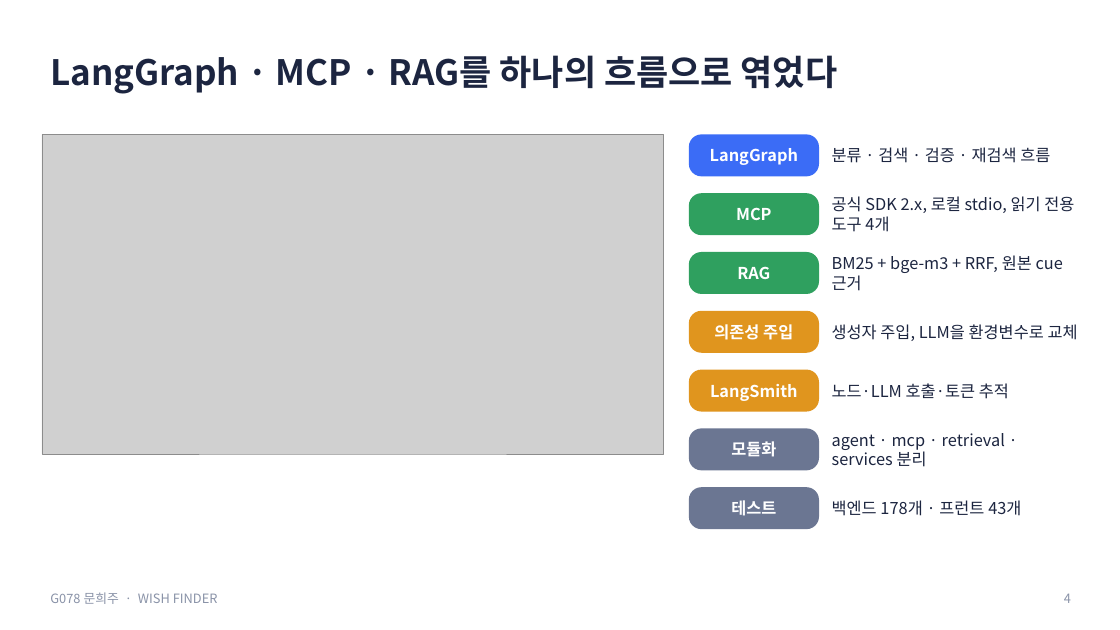
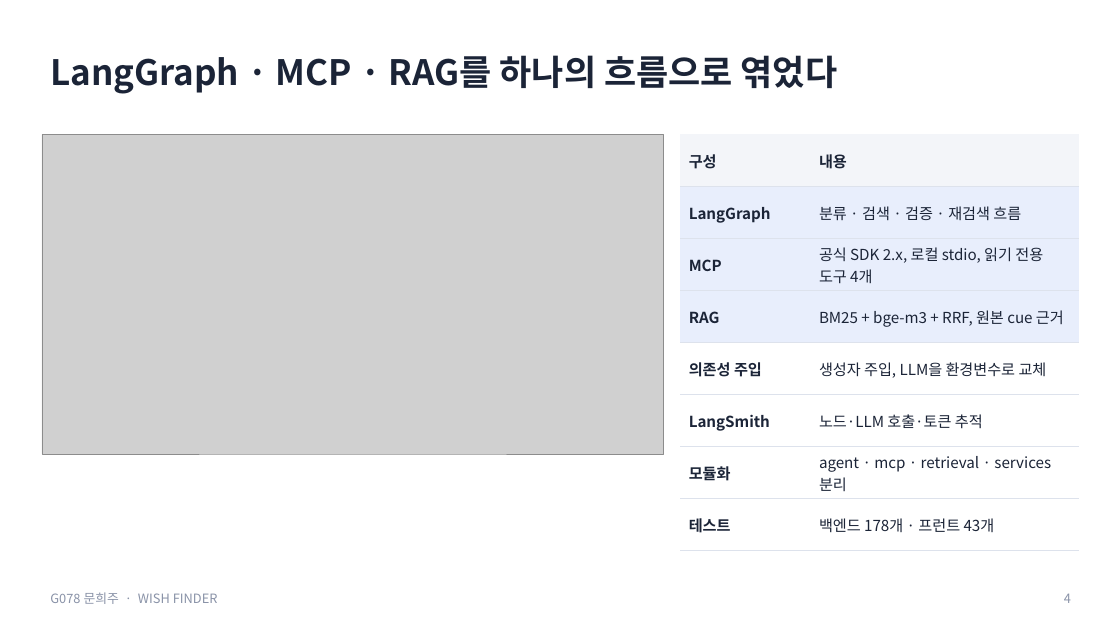
Before and after one commit to creepygrape/skala-AICapstone-mini-2, a slide deck: slide 4 of docs/exec/G078_문희주_발표.pptx. Drawn at 1120x630 pixels with LibreOffice and Linux fonts; fonts in the diff are those of the drawing; grey boxes stand for pictures. Boxes give left, top, right and bottom in pixels: in the first picture for what was removed or moved away, otherwise in the second. Text is boxed around its words. In the diff, an @@ line names an element or a change of style, - is before the commit and + after.

```diff
--- a/docs/exec/G078_문희주_발표.pptx
+++ b/docs/exec/G078_문희주_발표.pptx
@@ table added at box(681, 134, 1080, 551), 8 rows, 2 columns @@
+구성 | 내용
+LangGraph | 분류 · 검색 · 검증 · 재검색 흐름
+MCP | 공식 SDK 2.x, 로컬 stdio, 읽기 전용 도구 4개
+RAG | BM25 + bge-m3 + RRF, 원본 cue 근거
+의존성 주입 | 생성자 주입, LLM을 환경변수로 교체
+LangSmith | 노드·LLM 호출·토큰 추적
+모듈화 | agent · mcp · retrieval · services 분리
+테스트 | 백엔드 178개 · 프런트 43개
@@ rounded rectangle removed at box(689, 134, 819, 176) @@
-LangGraph
@@ text removed at box(832, 147, 1050, 163) @@
-분류 · 검색 · 검증 · 재검색 흐름
@@ rounded rectangle removed at box(689, 193, 819, 235) @@
-MCP
@@ text removed at box(832, 196, 1074, 232) @@
-공식 SDK 2.x, 로컬 stdio, 읽기 전용 도구 4개
@@ rounded rectangle removed at box(689, 252, 819, 294) @@
-RAG
@@ text removed at box(832, 255, 1063, 291) @@
-BM25 + bge-m3 + RRF, 원본 cue 근거
@@ rounded rectangle removed at box(689, 311, 819, 353) @@
-의존성 주입
@@ text removed at box(832, 324, 1078, 341) @@
-생성자 주입, LLM을 환경변수로 교체
@@ rounded rectangle removed at box(689, 370, 819, 412) @@
-LangSmith
@@ text removed at box(832, 383, 1009, 399) @@
-노드·LLM 호출·토큰 추적
@@ rounded rectangle removed at box(689, 429, 819, 471) @@
-모듈화
@@ text removed at box(832, 433, 1005, 467) @@
-agent · mcp · retrieval · services 분리
@@ rounded rectangle removed at box(689, 487, 819, 529) @@
-테스트
@@ text removed at box(832, 500, 1021, 516) @@
-백엔드 178개 · 프런트 43개
```
Also in this commit, not shown: 11 other slides changed, 8 other files.
